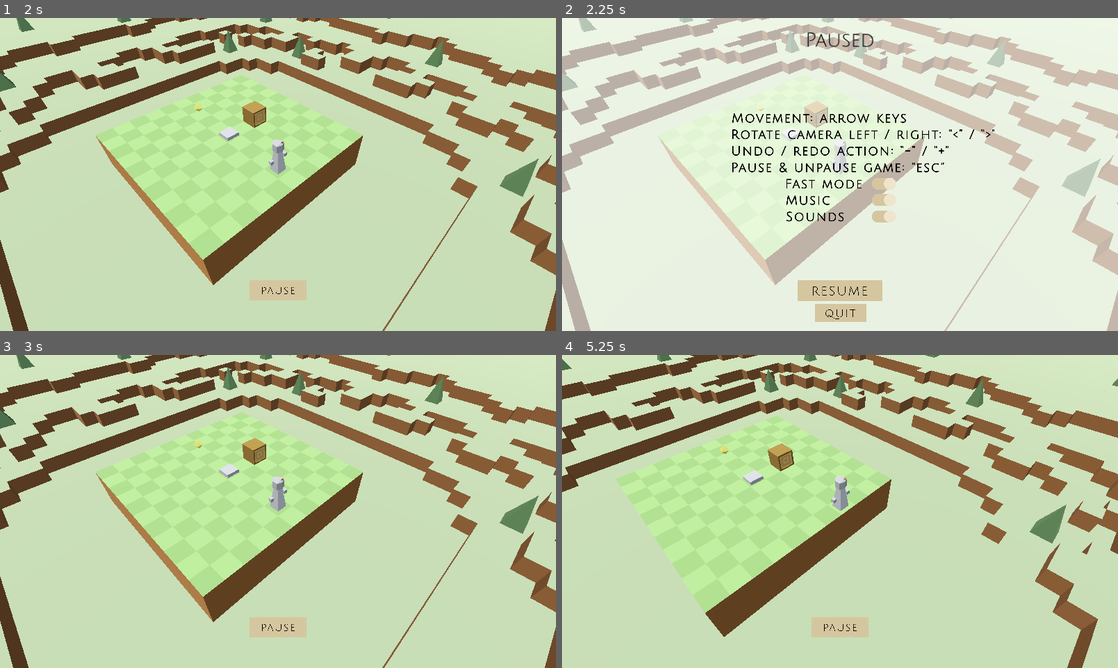
Above: before the commit, frames 1-4 (two rows, left to right).
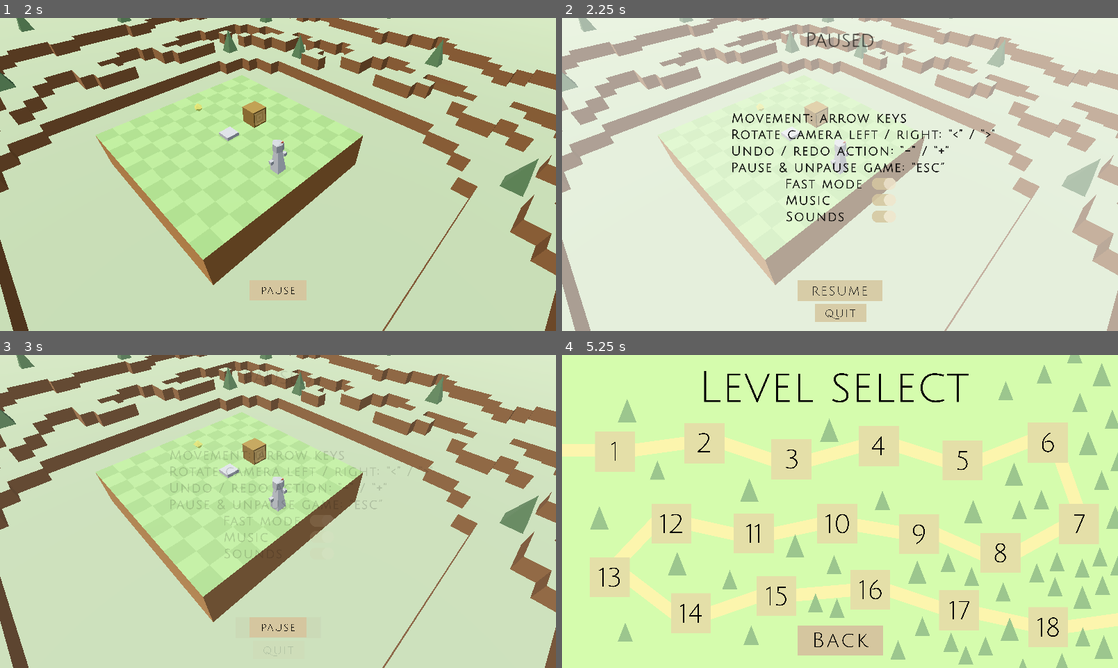
Above: after the commit, the same moments.

Repository: Jnight1104/Iso-Journey
Game: Godot game, scene res://Scenes/Main_menu.tscn
Two runs of this game, one before a commit and one after it. Both use one fixed random seed, a clock stepped at 60 frames per second and the inputs below. The project has no main scene, so this scene is started directly.
Inputs (mouse positions are in pixels of both pictures, inside the frame that each line leads up to):
- Up to frame 1 (2 s): click (278, 224) at 0.5 s; click (55, 115) at 1.25 s
- Up to frame 2 (2.25 s): click (840, 290) at 2 s
- Up to frame 3 (3 s): click (278, 627) at 2.75 s
- Up to frame 4 (5.25 s): tap Enter at 3.5 s; move the mouse to (962, 495) at 3.52 s; hold Right (ui_right) 3.53-4.28 s; move the mouse to (728, 527) at 4.27 s; hold Down (ui_down) 4.28-5.03 s; tap Space at 5 s; move the mouse to (895, 442) at 5.02 s; hold Right (ui_right) from 5.03 s (still down)

Frame 1 is identical in both runs. In frame 2, 1.1% of the frame differs, in the area x 30-78%, y 4-97%; in frame 3, 1.1%; in frame 4, 83%, in the area x 0-100%, y 0-100%.

Commit message:
Implementing pause menu fade

Diff:
--- a/Scenes/Pause_menu.tscn
+++ b/Scenes/Pause_menu.tscn
@@ -83,15 +83,18 @@
 grow_vertical = 2
 script = ExtResource("1_vwd16")
 
-[node name="ColorRect" type="ColorRect" parent="."]
-visible = false
+[node name="Pause_screen_ui" type="Control" parent="."]
+anchors_preset = 0
+offset_right = 40.0
+offset_bottom = 40.0
+
+[node name="ColorRect" type="ColorRect" parent="Pause_screen_ui"]
 layout_mode = 0
 offset_right = 1152.0
 offset_bottom = 648.0
 color = Color(1, 1, 1, 0.6)
 
-[node name="Label" type="Label" parent="."]
-visible = false
+[node name="Label" type="Label" parent="Pause_screen_ui"]
 layout_mode = 0
 offset_left = 504.0
 offset_top = 24.0
@@ -102,8 +105,7 @@
 horizontal_alignment = 1
 vertical_alignment = 1
 
-[node name="Resume" type="Button" parent="."]
-visible = false
+[node name="Resume" type="Button" parent="Pause_screen_ui"]
 layout_mode = 0
 offset_left = 488.0
 offset_top = 542.0
@@ -113,8 +115,7 @@
 icon = ExtResource("3_hy5sn")
 flat = true
 
-[node name="Quit" type="Button" parent="."]
-visible = false
+[node name="Quit" type="Button" parent="Pause_screen_ui"]
 layout_mode = 0
 offset_left = 522.5
 offset_top = 592.0
@@ -123,6 +124,58 @@
 scale = Vector2(0.12, 0.12)
 icon = ExtResource("4_tn3ls")
 flat = true
+
+[node name="Text" type="Node2D" parent="Pause_screen_ui"]
+
+[node name="Movement" type="Sprite2D" parent="Pause_screen_ui/Text"]
+position = Vector2(532.5, 207)
+scale = Vector2(0.325397, 0.325397)
+texture = ExtResource("6_nx0qj")
+
+[node name="Camera_rotate" type="Sprite2D" parent="Pause_screen_ui/Text"]
+position = Vector2(624, 241)
+scale = Vector2(0.325, 0.325)
+texture = ExtResource("7_0wadd")
+
+[node name="Undo_redo" type="Sprite2D" parent="Pause_screen_ui/Text"]
+position = Vector2(576.5, 275)
+scale = Vector2(0.325, 0.325)
+texture = ExtResource("8_pwfmr")
+
+[node name="Pause_unpause" type="Sprite2D" parent="Pause_screen_ui/Text"]
+position = Vector2(572, 309)
+scale = Vector2(0.325, 0.325)
+texture = ExtResource("9_am17u")
+
+[node name="Fast_mode" type="Sprite2D" parent="Pause_screen_ui/Text"]
+position = Vector2(542.5, 343)
+scale = Vector2(0.325, 0.325)
+texture = ExtResource("10_d01kx")
+
+[node name="Music" type="Sprite2D" parent="Pause_screen_ui/Text"]
+position = Vector2(509, 377)
+scale = Vector2(0.325, 0.325)
+texture = ExtResource("11_c1bpb")
+
+[node name="Sounds" type="Sprite2D" parent="Pause_screen_ui/Text"]
+position = Vector2(523.5, 411)
+scale = Vector2(0.325, 0.325)
+texture = ExtResource("12_en70w")
+
+[node name="Toggle" type="AnimatedSprite2D" parent="Pause_screen_ui"]
+position = Vector2(667, 343)
+scale = Vector2(0.13, 0.13)
+sprite_frames = SubResource("SpriteFrames_xten7")
+
+[node name="Toggle2" type="AnimatedSprite2D" parent="Pause_screen_ui"]
+position = Vector2(667, 377)
+scale = Vector2(0.13, 0.13)
+sprite_frames = SubResource("SpriteFrames_xten7")
+
+[node name="Toggle3" type="AnimatedSprite2D" parent="Pause_screen_ui"]
+position = Vector2(667, 411)
+scale = Vector2(0.13, 0.13)
+sprite_frames = SubResource("SpriteFrames_xten7")
 
 [node name="Pause" type="Button" parent="."]
 layout_mode = 0
@@ -134,68 +187,12 @@
 icon = ExtResource("2_n2cdv")
 flat = true
 
-[node name="Text" type="Node2D" parent="."]
-visible = false
-
-[node name="Movement" type="Sprite2D" parent="Text"]
-position = Vector2(532.5, 207)
-scale = Vector2(0.325397, 0.325397)
-texture = ExtResource("6_nx0qj")
-
-[node name="Camera_rotate" type="Sprite2D" parent="Text"]
-position = Vector2(624, 241)
-scale = Vector2(0.325, 0.325)
-texture = ExtResource("7_0wadd")
-
-[node name="Undo_redo" type="Sprite2D" parent="Text"]
-position = Vector2(576.5, 275)
-scale = Vector2(0.325, 0.325)
-texture = ExtResource("8_pwfmr")
-
-[node name="Pause_unpause" type="Sprite2D" parent="Text"]
-position = Vector2(572, 309)
-scale = Vector2(0.325, 0.325)
-texture = ExtResource("9_am17u")
-
-[node name="Fast_mode" type="Sprite2D" parent="Text"]
-position = Vector2(542.5, 343)
-scale = Vector2(0.325, 0.325)
-texture = ExtResource("10_d01kx")
-
-[node name="Music" type="Sprite2D" parent="Text"]
-position = Vector2(509, 377)
-scale = Vector2(0.325, 0.325)
-texture = ExtResource("11_c1bpb")
-
-[node name="Sounds" type="Sprite2D" parent="Text"]
-position = Vector2(523.5, 411)
-scale = Vector2(0.325, 0.325)
-texture = ExtResource("12_en70w")
-
-[node name="Toggle" type="AnimatedSprite2D" parent="."]
-visible = false
-position = Vector2(667, 343)
-scale = Vector2(0.13, 0.13)
-sprite_frames = SubResource("SpriteFrames_xten7")
-
-[node name="Toggle2" type="AnimatedSprite2D" parent="."]
-visible = false
-position = Vector2(667, 377)
-scale = Vector2(0.13, 0.13)
-sprite_frames = SubResource("SpriteFrames_xten7")
-
-[node name="Toggle3" type="AnimatedSprite2D" parent="."]
-visible = false
-position = Vector2(667, 411)
-scale = Vector2(0.13, 0.13)
-sprite_frames = SubResource("SpriteFrames_xten7")
-
-[connection signal="button_up" from="Resume" to="." method="_resume_button_pressed"]
-[connection signal="mouse_entered" from="Resume" to="." method="_resume_mouse_entered"]
-[connection signal="mouse_exited" from="Resume" to="." method="_resume_mouse_exited"]
-[connection signal="button_up" from="Quit" to="." method="_quit_button_pressed"]
-[connection signal="mouse_entered" from="Quit" to="." method="_quit_mouse_entered"]
-[connection signal="mouse_exited" from="Quit" to="." method="_quit_mouse_exited"]
+[connection signal="button_up" from="Pause_screen_ui/Resume" to="." method="_resume_button_pressed"]
+[connection signal="mouse_entered" from="Pause_screen_ui/Resume" to="." method="_resume_mouse_entered"]
+[connection signal="mouse_exited" from="Pause_screen_ui/Resume" to="." method="_resume_mouse_exited"]
+[connection signal="button_up" from="Pause_screen_ui/Quit" to="." method="_quit_button_pressed"]
+[connection signal="mouse_entered" from="Pause_screen_ui/Quit" to="." method="_quit_mouse_entered"]
+[connection signal="mouse_exited" from="Pause_screen_ui/Quit" to="." method="_quit_mouse_exited"]
 [connection signal="button_up" from="Pause" to="." method="_pause_button_pressed"]
 [connection signal="mouse_entered" from="Pause" to="." method="_pause_mouse_entered"]
 [connection signal="mouse_exited" from="Pause" to="." method="_pause_mouse_exited"]
--- a/Scripts/pause_menu.gd
+++ b/Scripts/pause_menu.gd
@@ -1,23 +1,31 @@
 extends Control
 
 @onready var global = get_node("/root/Global")
-const TRANSPARENT : Color = Color(1, 1, 1, 1)
-const DARKENED : Color = Color(0.9, 0.9, 0.9, 1)
+const TRANSPARENT: Color = Color(1, 1, 1, 1)
+const DARKENED: Color = Color(0.9, 0.9, 0.9, 1)
+const FADE_IN: float = 1.0
+const FADE_OUT: float = 0.0
+const TRANSPARENCY_SCALE: float = 10.0
+var transparency: Color = Color(1, 1, 1, 0)
+var transparency_target: float = 0.0
 
 
 # Called when the node enters the scene tree for the first time.
 func _ready():
+	$Pause_screen_ui.set_modulate(transparency)
 	resume()
 
 
-func _process(_delta):
+func _process(delta):
 	# Pauses/unpauses the game on user input based on whether it is already paused or not
 	if Input.is_action_just_pressed("ui_escape"):
 		if global.paused == false:
 			pause()
 		else:
 			resume()
-
+	transparency.a = lerp(transparency.a, transparency_target, TRANSPARENCY_SCALE * delta)
+	$Pause_screen_ui.set_modulate(transparency)
+	print(transparency)
 
 # Pauses the game on pause button pressed
 func _pause_button_pressed():
@@ -35,27 +43,14 @@
 # Function for pausing the game
 func pause():
 	global.paused = true
+	transparency_target = FADE_IN
 	$Pause.hide()
-	$ColorRect.show()
-	$Label.show()
-	$Resume.show()
-	$Quit.show()
-	$Text.show()
-	$Toggle.show()
-	$Toggle2.show()
-	$Toggle3.show()
+
 
 # Function for resuming the game
 func resume():
 	global.paused = false
-	$Resume.hide()
-	$Quit.hide()
-	$Label.hide()
-	$ColorRect.hide()
-	$Text.hide()
-	$Toggle.hide()
-	$Toggle2.hide()
-	$Toggle3.hide()
+	transparency_target = FADE_OUT
 	$Pause.show()
 
 
@@ -74,16 +69,16 @@
 
 
 func _resume_mouse_entered():
-	$Resume.set_modulate(DARKENED)
+	$Pause_screen_ui/Resume.set_modulate(DARKENED)
 
 
 func _resume_mouse_exited():
-	$Resume.set_modulate(TRANSPARENT)
+	$Pause_screen_ui/Resume.set_modulate(TRANSPARENT)
 
 
 func _quit_mouse_entered():
-	$Quit.set_modulate(DARKENED)
+	$Pause_screen_ui/Quit.set_modulate(DARKENED)
 
 
 func _quit_mouse_exited():
-	$Quit.set_modulate(TRANSPARENT)
+	$Pause_screen_ui/Quit.set_modulate(TRANSPARENT)
